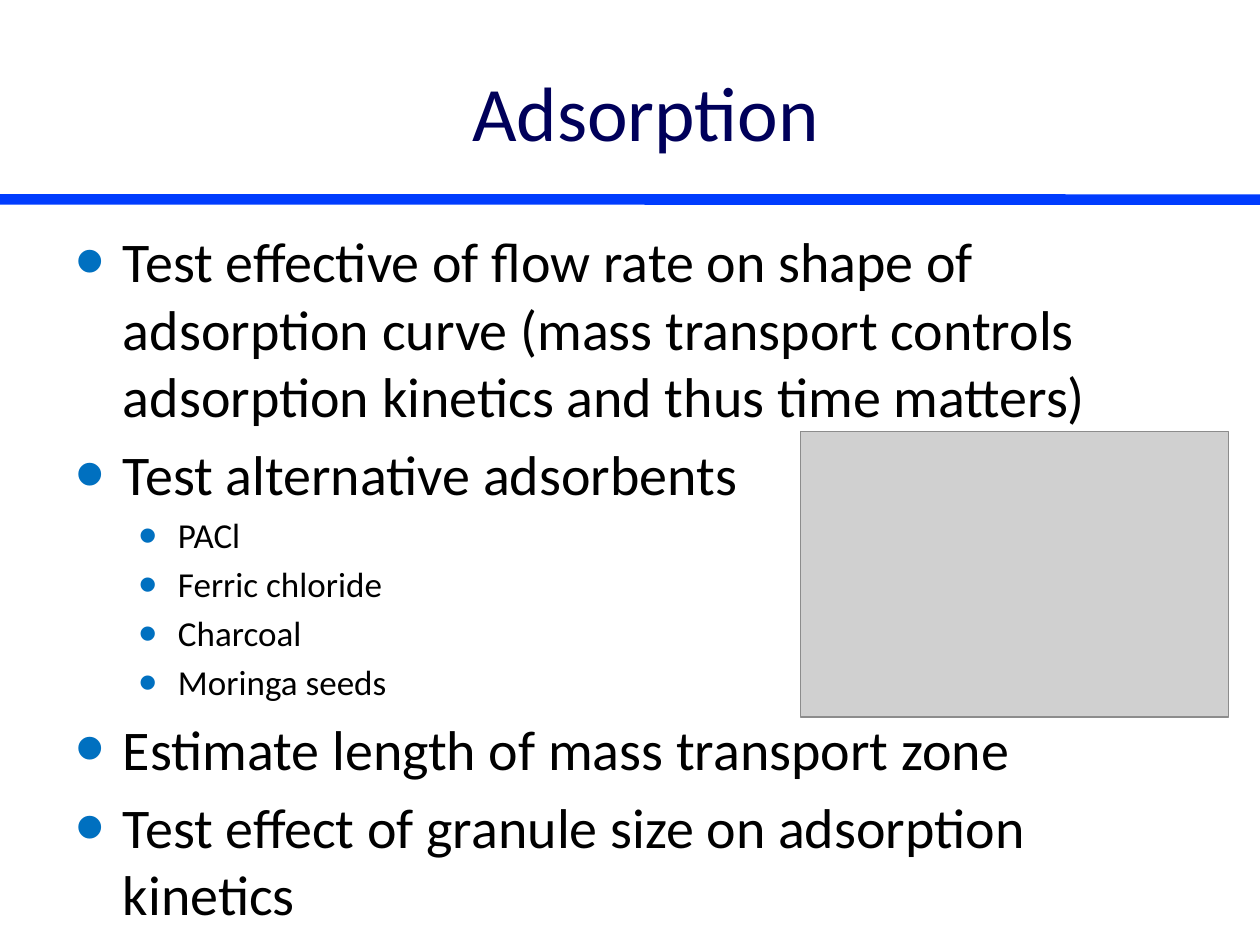
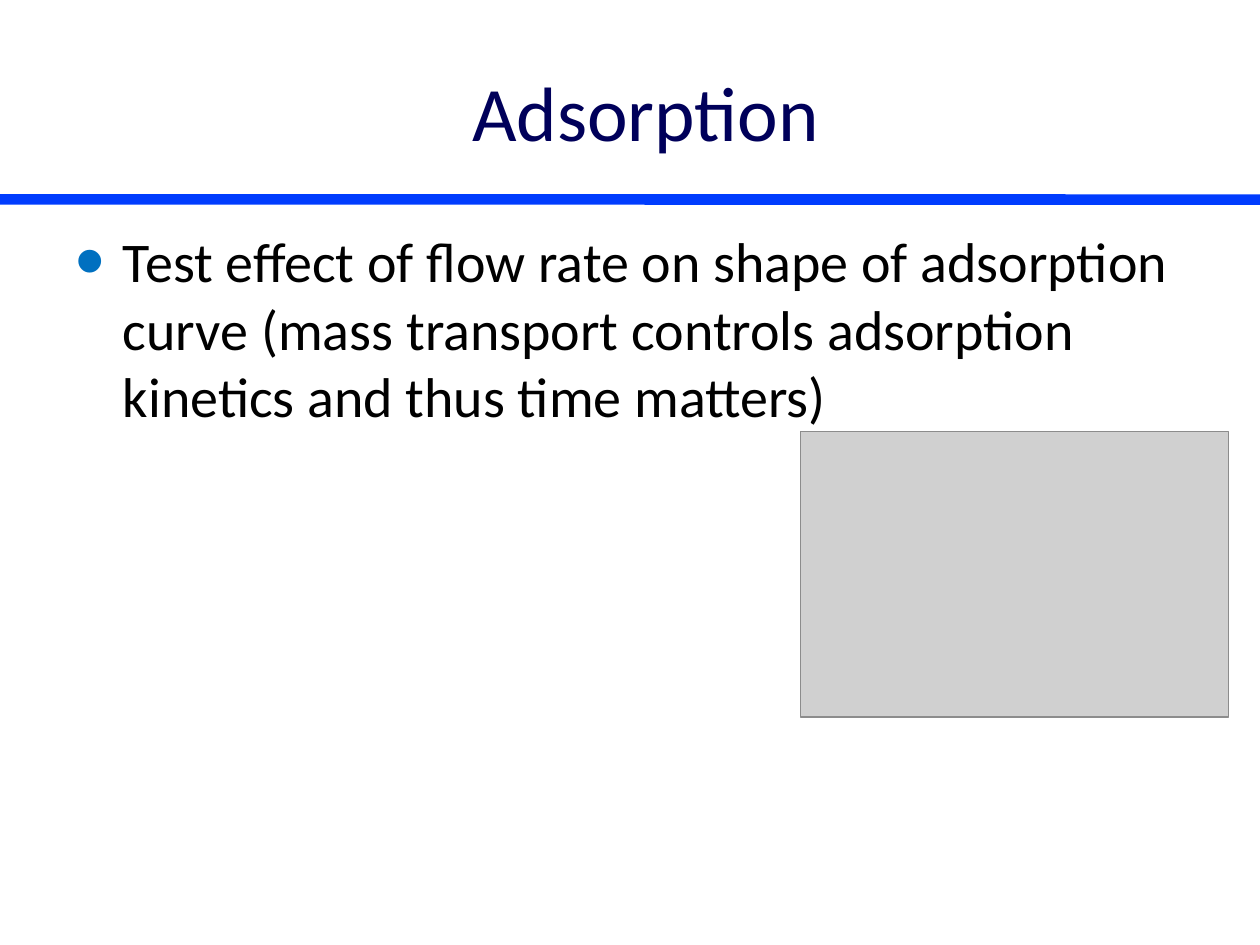
Before and after one commit to monroews/CEE4530, a slide deck: slide 6 of website/pptx/Project_Ideas.pptx (slide 7 before the commit). Drawn at 1260x945 pixels with LibreOffice and Linux fonts; fonts in the diff are those of the drawing; grey boxes stand for pictures. Boxes give left, top, right and bottom in pixels: in the first picture for what was removed or moved away, otherwise in the second. Text is boxed around its words. In the diff, an @@ line names an element or a change of style, - is before the commit and + after.

```diff
--- a/website/pptx/Project_Ideas.pptx
+++ b/website/pptx/Project_Ideas.pptx
@@ text at (123, 243, 1167, 425): text changed @@
-• Test effective of flow rate on shape of adsorption curve (mass transport controls adsorption kinetics and thus time matters)
-• Test alternative adsorbents
-  • PACl
-  • Ferric chloride
-  • Charcoal
-  • Moringa seeds
-• Estimate length of mass transport zone
-• Test effect of granule size on adsorption kinetics
+• Test effect of flow rate on shape of adsorption curve (mass transport controls adsorption kinetics and thus time matters)
```
Also in this commit, not shown: 5 other slides changed, 1 slide added, 3 slides removed, 1 other file.
